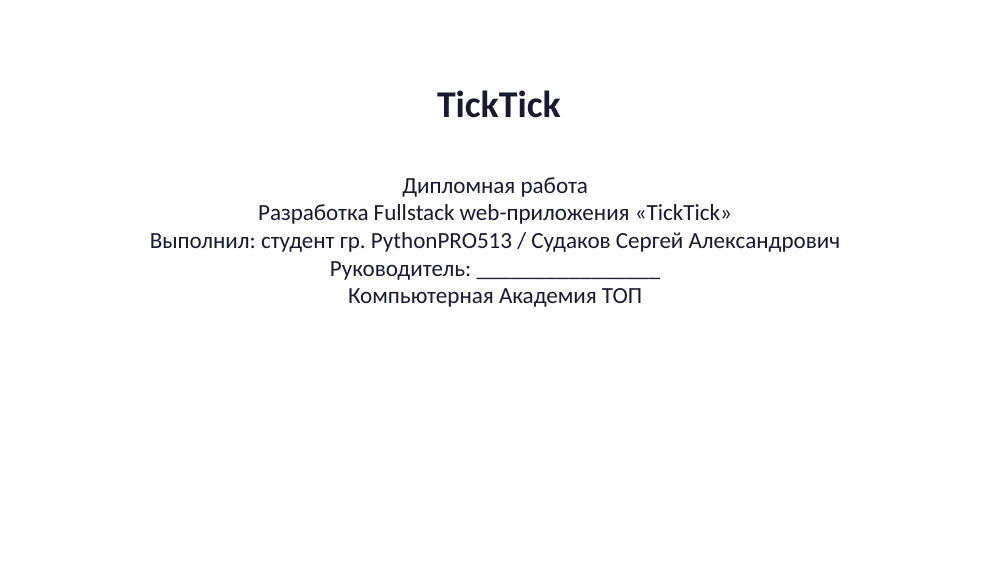
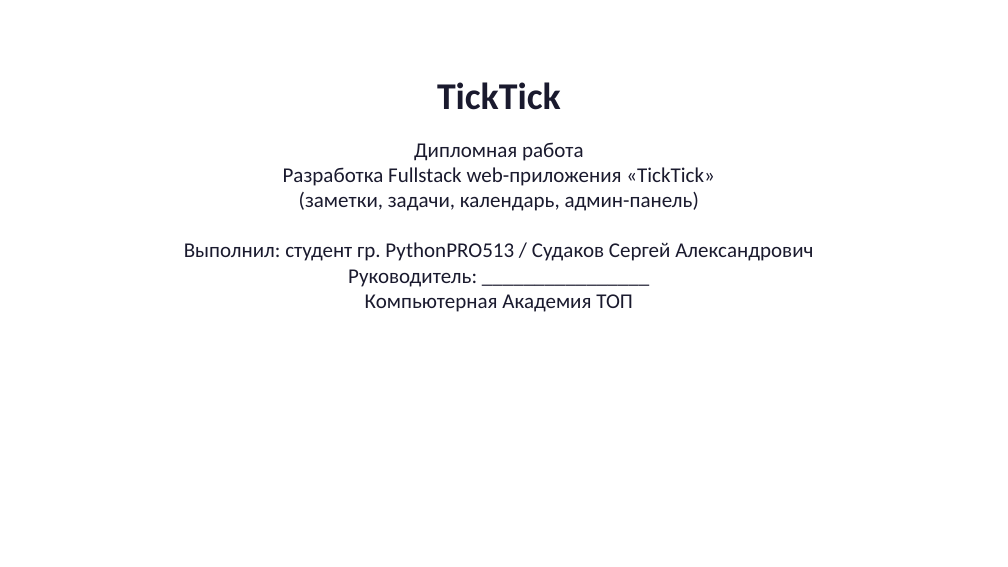
Before and after one commit to Sergei0319/ticktick-diplom, a slide deck: slide 1 of presentation/Презентация_TickTick_диплом.pptx. Drawn at 1008x567 pixels with LibreOffice and Linux fonts; fonts in the diff are those of the drawing. Boxes give left, top, right and bottom in pixels: in the first picture for what was removed or moved away, otherwise in the second. Text is boxed around its words. In the diff, an @@ line names an element or a change of style, - is before the commit and + after.

```diff
--- a/presentation/Презентация_TickTick_диплом.pptx
+++ b/presentation/Презентация_TickTick_диплом.pptx
@@ text "TickTick" moved from (x1=437, y1=90, x2=561, y2=118) to (x1=437, y1=82, x2=561, y2=110) @@
@@ text "Дипломная работа" moved from (x1=150, y1=177, x2=841, y2=307) to (x1=184, y1=142, x2=813, y2=312) @@
@@ text at (x1=184, y1=142, x2=813, y2=312): size 22 to 20 pt in "Дипломная работа", "Разработка Fullstack web-приложения «TickTick»", "Выполнил: студент гр. PythonPRO513 / Судаков Сергей ...", "Руководитель: ________________" and 1 more places @@
@@ text at (x1=299, y1=192, x2=699, y2=211): paragraph added @@
+(заметки, задачи, календарь, админ-панель)
```
Also in this commit, not shown: 5 other slides changed, 4 slides added, 4 slides removed.
